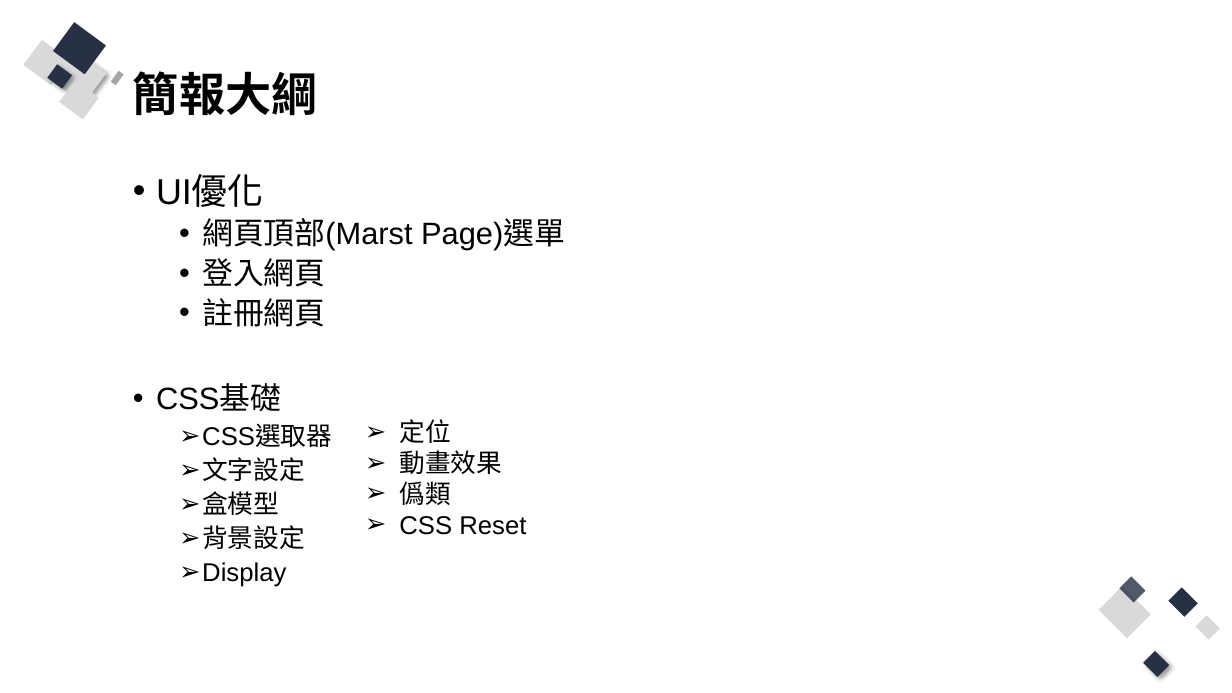
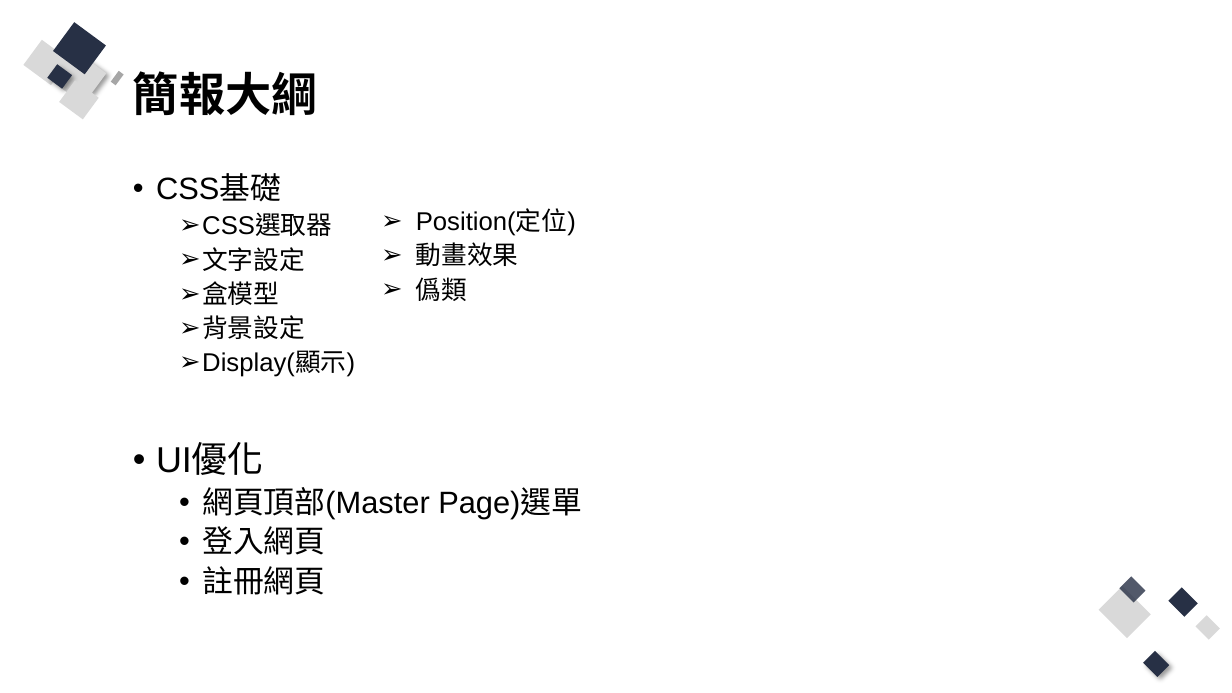
Before and after one commit to Q81JIAXIONG/-, a slide deck: slide 2 of 投影片/5.實作-帳號註冊、登入網頁UI優化.pptx. Drawn at 1232x693 pixels with LibreOffice and Linux fonts; fonts in the diff are those of the drawing. Boxes give left, top, right and bottom in pixels: in the first picture for what was removed or moved away, otherwise in the second. Text is boxed around its words. In the diff, an @@ line names an element or a change of style, - is before the commit and + after.

Commit message:
準備註冊網頁UI優化範例

```diff
--- a/投影片/5.實作-帳號註冊、登入網頁UI優化.pptx
+++ b/投影片/5.實作-帳號註冊、登入網頁UI優化.pptx
@@ text at <box>156,176,565,327</box>: paragraphs removed @@
-• UI優化
-  • 網頁頂部(Marst Page)選單
-  • 登入網頁
-  • 註冊網頁
@@ text "Position(定位)": place and size @@
-text "Position(定位)" at <box>399,419,526,535</box>
+text "Position(定位)" at <box>416,210,576,301</box>
@@ text at <box>416,210,576,236</box>: text changed @@
-➢ 定位
+  ➢ Position(定位)
@@ text at <box>416,242,519,301</box>: list level 1 to 2 in "動畫效果"; line spacing 1 to 0.9; list level 1 to 2 in "僞類" @@
@@ text at <box>156,350,582,595</box>: text changed; size 20 to 24 pt @@
-  ➢ Display
+  ➢ Display(顯示)
+• UI優化
+  • 網頁頂部(Master Page)選單
+  • 登入網頁
+  • 註冊網頁
@@ text at <box>399,516,526,535</box>: paragraph removed @@
-➢ CSS Reset
```
Also in this commit, not shown: 2 other slides changed, 15 slides added, 30 other files.
